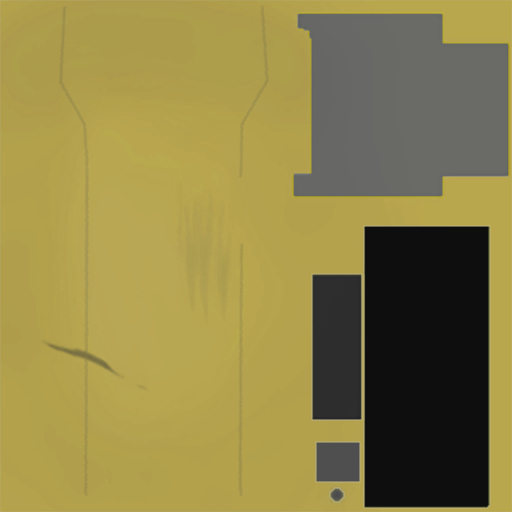
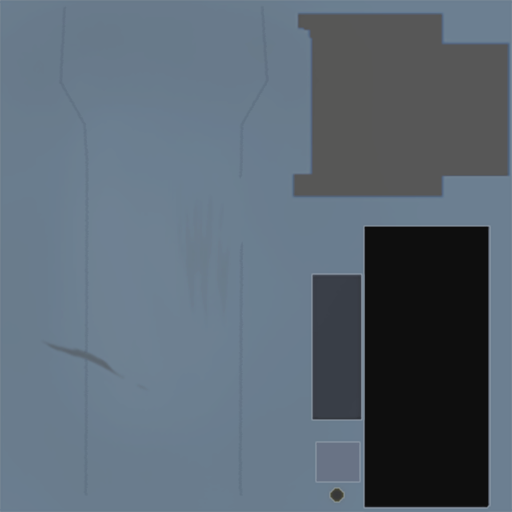
Two versions of the same layered image (512x512). Layer-by-layer changes:
showed group "GM" (9 layers) over (0, 0, 512, 512)
"Layer 4": opacity 100% → 42% over (57, 5, 269, 496)
hid group "Nemforcer" (8 layers) over (0, 0, 512, 512)
